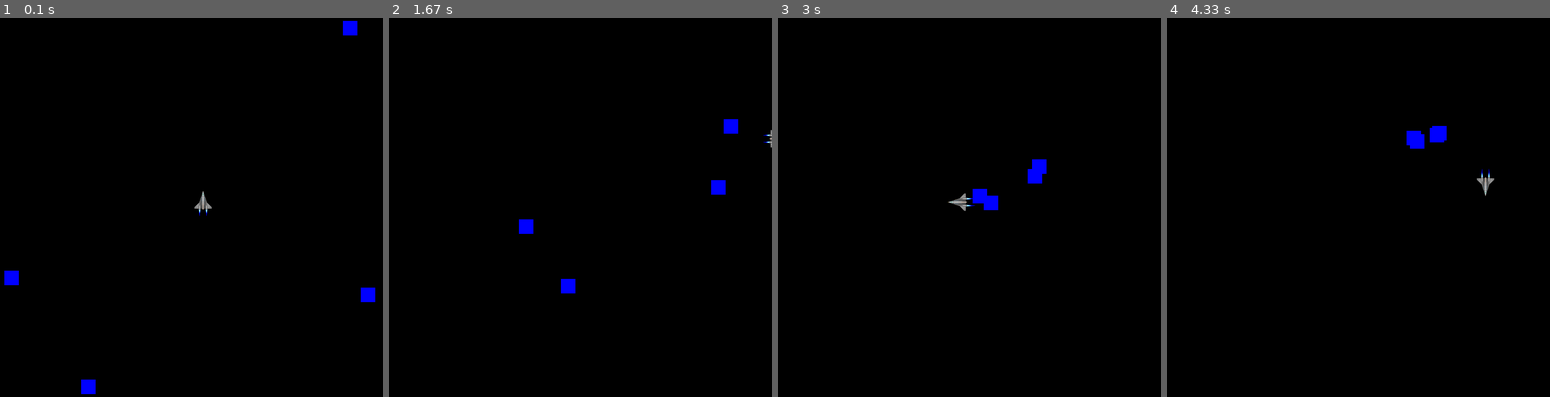
Above: before the commit, frames 1-4 (left to right).
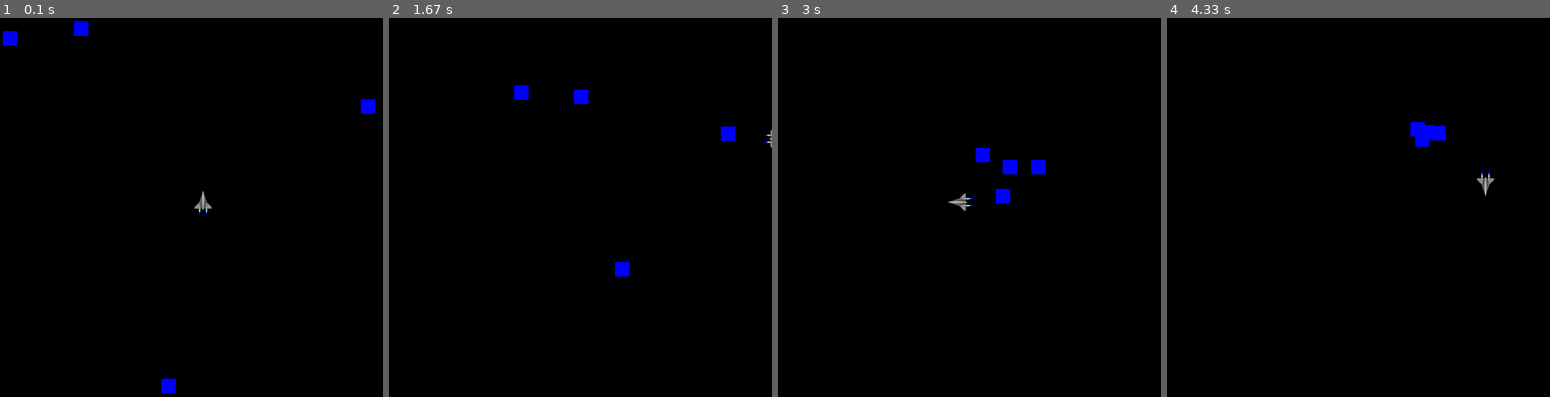
Above: after the commit, the same moments.

Repository: salviolorenzo/DC_pygame_Mini-game
Game: pygame game, started from first-draft.py
Two runs of this game, one before a commit and one after it. Both use one fixed random seed, a clock stepped at 60 frames per second and the inputs below.
Inputs:
- Up to frame 1 (0.1 s): no input
- Up to frame 2 (1.67 s): hold Right 0.33-0.8 s; hold Up 0.83-1.13 s; hold Right 1.17-1.63 s
- Up to frame 3 (3 s): hold Left 1.67-2.2 s; hold Down 2.23-2.53 s; hold Left 2.57-2.97 s
- Up to frame 4 (4.33 s): hold Up 3-3.37 s; hold Right 3.4-4.03 s; hold Down from 4.07 s (still down)

The runs differ from the first frame. In frame 1, 1.2% of the frame differs, in the area x 0-98%, y 0-100%; in frame 2, 1.0%; in frame 3, 0.8%; in frame 4, 0.3%.

Commit message:
created subclasses for enemies

Diff:
--- a/first-draft.py
+++ b/first-draft.py
@@ -73,19 +73,16 @@
             self.image = ship_images[7]
 
 class Enemy(pygame.sprite.Sprite):
-    def __init__(self,direction, x, y):
+    def __init__(self):
         super(Enemy, self).__init__()
         self.width = 30
         self.height = 30
         self.image = pygame.Surface((self.width, self.height))
         self.image.fill((blue))
         self.rect = self.image.get_rect()
-        self.x = x
-        self.y = y
+        self.x = 0
+        self.y = 0
         self.vel = 3
-        self.direction = direction
-
-        pygame.draw.rect(self.image, blue, [self.x,self.y, 30,30])
 
     def chase(self):
         # find normalized direction vector (dx, dy) between enemy and player
@@ -96,29 +93,74 @@
         self.x += -dx * self.vel
         self.y += -dy * self.vel
 
+class Enemy_left(Enemy):
+    def __init__(self):
+        super(Enemy_left, self).__init__()
+        self.width = 30
+        self.height = 30
+        self.image = pygame.Surface((self.width, self.height))
+        self.image.fill((blue))
+        self.rect = self.image.get_rect()
+        self.x = 0
+        self.y = randint(0,screen_height-self.height)
+        self.vel = 3
+
+class Enemy_top(Enemy):
+    def __init__(self):
+        super(Enemy_top, self).__init__()
+        self.width = 30
+        self.height = 30
+        self.image = pygame.Surface((self.width, self.height))
+        self.image.fill((blue))
+        self.rect = self.image.get_rect()
+        self.x = randint(0,screen_width-self.width)
+        self.y = 0
+        self.vel = 3
+
+class Enemy_right(Enemy):
+    def __init__(self):
+        super(Enemy_right, self).__init__()
+        self.width = 30
+        self.height = 30
+        self.image = pygame.Surface((self.width, self.height))
+        self.image.fill((blue))
+        self.rect = self.image.get_rect()
+        self.x = screen_width-self.width
+        self.y = randint(0, screen_height- self.height)
+        self.vel = 3
+
+class Enemy_bottom(Enemy):
+    def __init__(self):
+        super(Enemy_bottom, self).__init__()
+        self.width = 30
+        self.height = 30
+        self.image = pygame.Surface((self.width, self.height))
+        self.image.fill((blue))
+        self.rect = self.image.get_rect()
+        self.x = randint(0,screen_width-self.width)
+        self.y = screen_height-self.height
+        self.vel = 3
+
 
 end = False
 clock = pygame.time.Clock()
 #generate player character
 hero = Player(screen_width/2, screen_height*.45)
 
-#generate enemies on all sides
-enemy_left = Enemy('right', 0, randint(0,screen_height-30))
-enemy_right = Enemy('left', screen_width-enemy_left.width, randint(0, screen_height- enemy_left.height))
-enemy_top = Enemy('down', randint(0,screen_width-enemy_left.width), 0)
-enemy_bottom = Enemy('up', randint(0,screen_width-enemy_left.width), screen_height-enemy_top.height)
+#list of enemy classes
+enemy_list = [Enemy_top(),Enemy_right(), Enemy_bottom(), Enemy_left()]
 
 #sprite groups
 enemies = pygame.sprite.Group()
-enemies.add(enemy_bottom, enemy_left, enemy_right, enemy_top)
 all_sprites = pygame.sprite.Group()
-all_sprites.add(hero, enemy_bottom, enemy_left, enemy_right, enemy_top)
+all_sprites.add(hero)
 
 #blit all sprites to screen
 def blit_all():
     for character in all_sprites:
         screen.blit(character.image, (character.x, character.y))
 
+loop_count = 0
 while not end:
     for event in pygame.event.get():
         if event.type == pygame.QUIT:
@@ -126,13 +168,16 @@
             quit()
 
 
+    for i in range(len(enemy_list)):
+        new_enemy = enemy_list[i]
+        new_enemy.chase()
+        all_sprites.add(new_enemy)
+        enemies.add(new_enemy)
+
     screen.fill(black)
-    enemy_bottom.chase()
-    enemy_left.chase()
-    enemy_right.chase()
-    enemy_top.chase()
     hero.update()
     blit_all()
 
     pygame.display.update()
     clock.tick(60)
+    loop_count += 1
